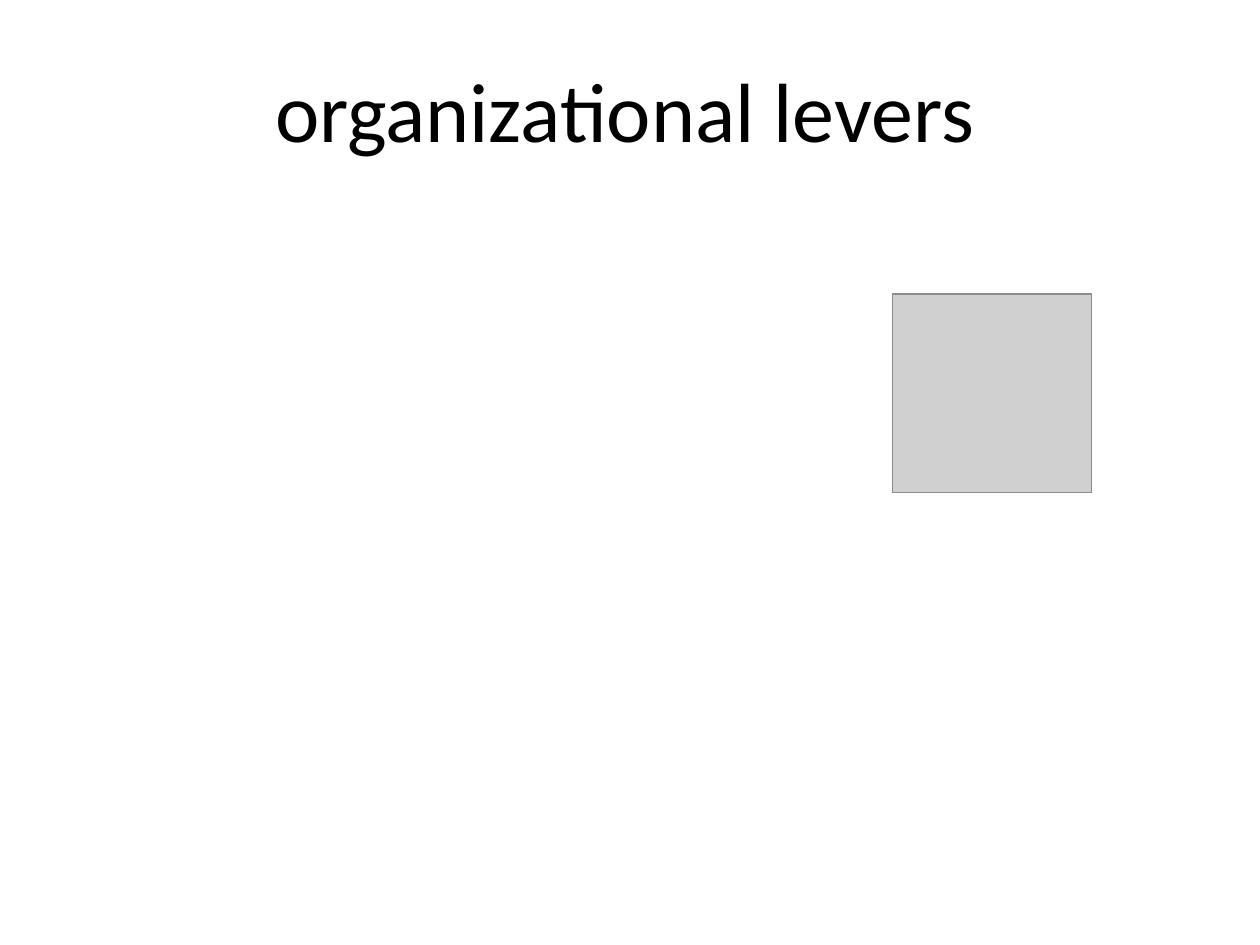
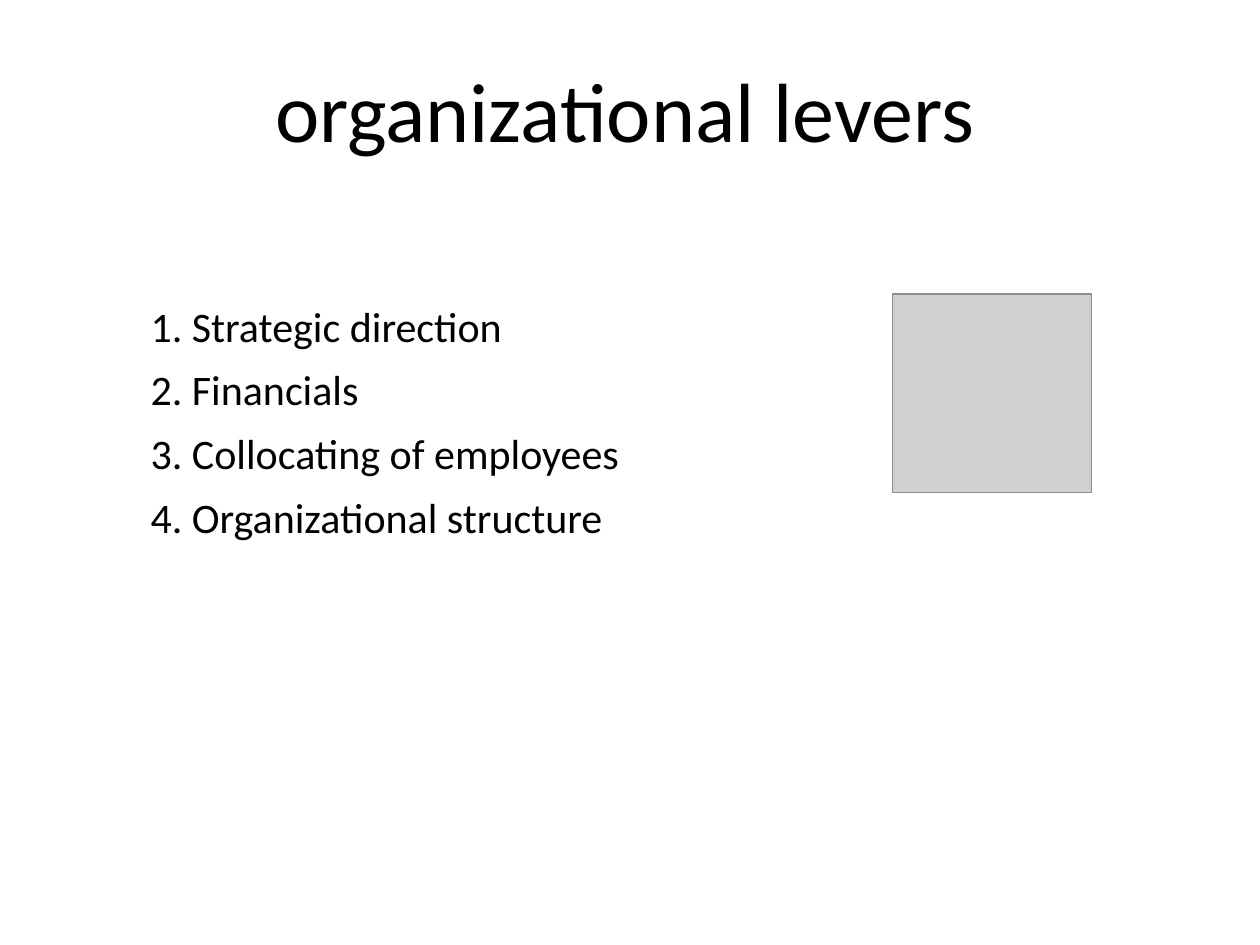
Before and after one commit to dsietz/open-source-model, a slide deck: slide 46 of Adopting the Open Source Model.pptx (slide 43 before the commit). Drawn at 1260x945 pixels with LibreOffice and Linux fonts; fonts in the diff are those of the drawing; grey boxes stand for pictures. Boxes give left, top, right and bottom in pixels: in the first picture for what was removed or moved away, otherwise in the second. Text is boxed around its words. In the diff, an @@ line names an element or a change of style, - is before the commit and + after.

```diff
--- a/Adopting the Open Source Model.pptx
+++ b/Adopting the Open Source Model.pptx
@@ text added at bbox=[151, 312, 502, 350], 24 pt, text #000000 @@
+1. Strategic direction
@@ text added at bbox=[151, 375, 359, 406], 24 pt, text #000000 @@
+2. Financials
@@ text added at bbox=[151, 439, 619, 477], 24 pt, text #000000 @@
+3. Collocating of employees
@@ text added at bbox=[151, 503, 602, 541], 24 pt, text #000000 @@
+4. Organizational structure
```
Also in this commit, not shown: 2 other slides changed, 12 slides added, 1 slide removed.
